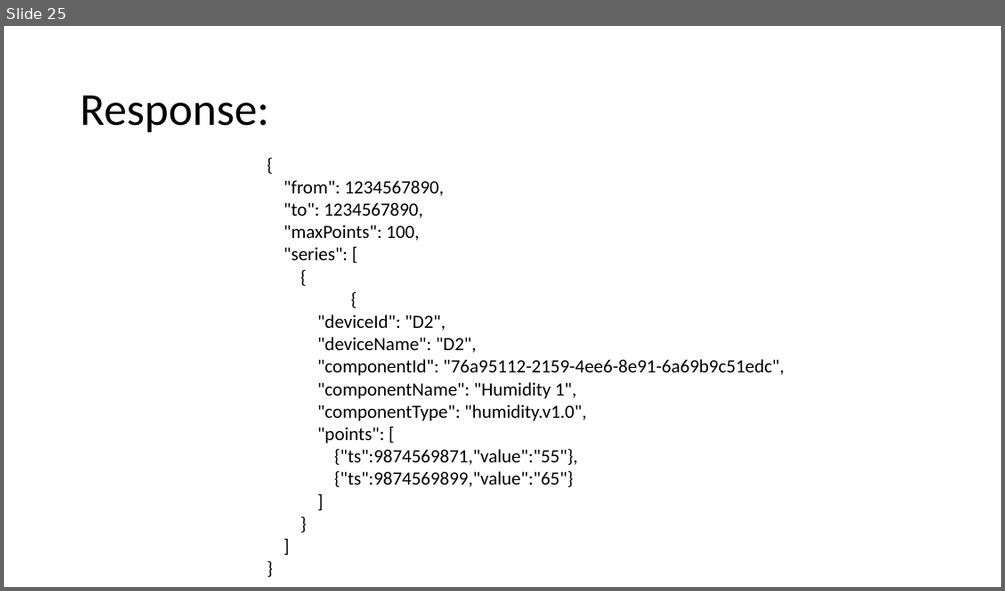
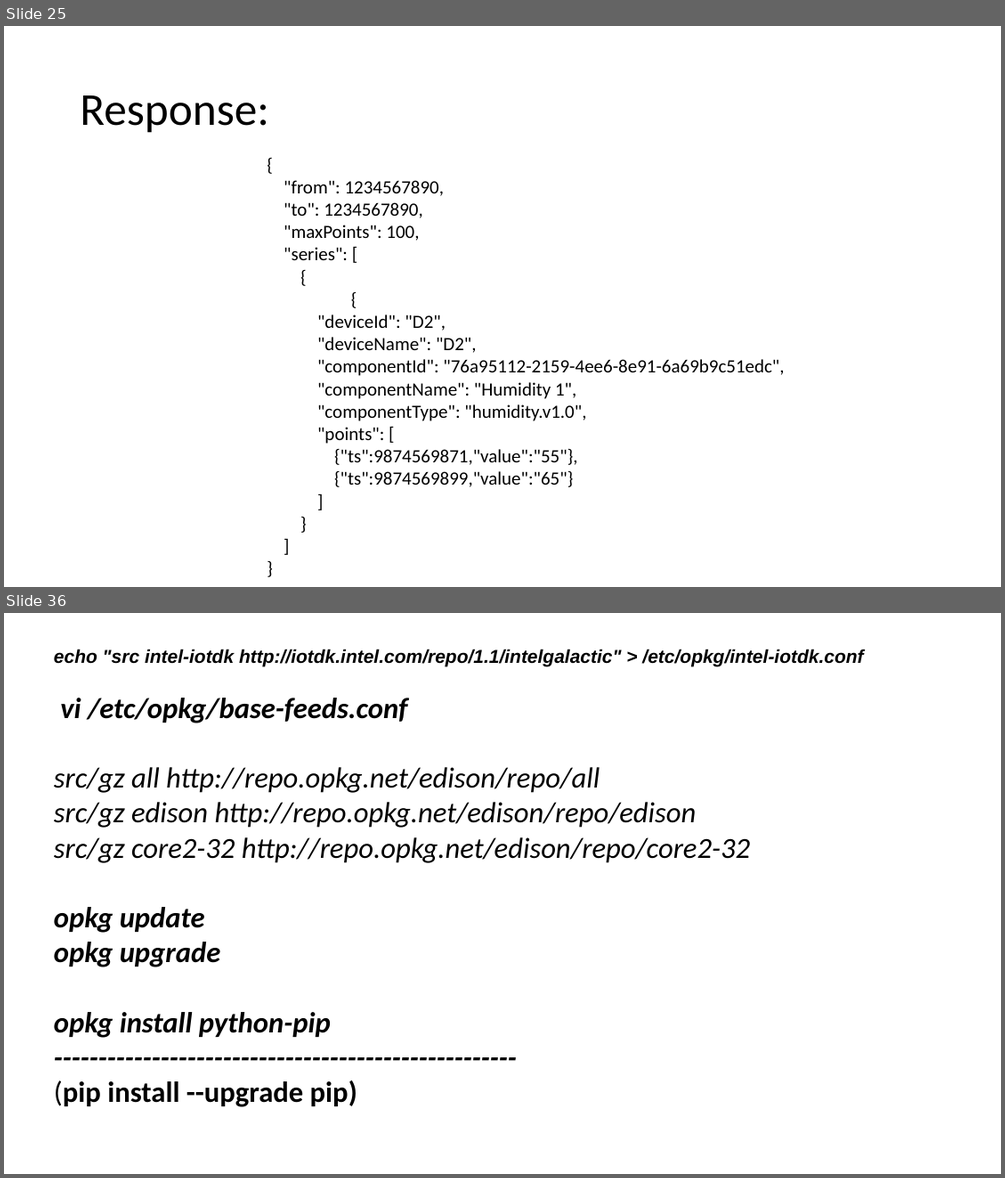
Before and after one commit to Simociocoiu/enable-workshop, a slide deck: EnableIoT Workshop_ALL.pptx. Shown one above the other, each under a label of ours: slide 25 before the commit, slides 25 and 36 after it; the slides between them are not shown. The pictures are 1005x591 and 1005x1178 pixels, drawn with LibreOffice and Linux fonts; fonts in the diff are those of the drawing. Boxes give left, top, right and bottom in pixels: in the first picture for what was removed or moved away, otherwise in the second. Text is boxed around its words. In the diff, an @@ line names an element or a change of style, - is before the commit and + after.

```diff
--- a/EnableIoT Workshop_ALL.pptx
+++ b/EnableIoT Workshop_ALL.pptx
@@ slide 36 added at bbox=[4, 613, 1001, 1174], background #FFFFFF @@
@@ text added at bbox=[54, 649, 863, 1107], 28 pt, text #000000, bold, italic @@
+echo "src intel-iotdk http://iotdk.intel.com/repo/1.1/intelgalactic" > /etc/opkg/intel-iotdk.conf
+vi /etc/opkg/base-feeds.conf
+src/gz all http://repo.opkg.net/edison/repo/all
+src/gz edison http://repo.opkg.net/edison/repo/edison
+src/gz core2-32 http://repo.opkg.net/edison/repo/core2-32
+opkg update
+opkg upgrade
+opkg install python-pip
+----------------------------------------------------
+(pip install --upgrade pip)
```
Also in this commit, not shown: 10 other slides added.
